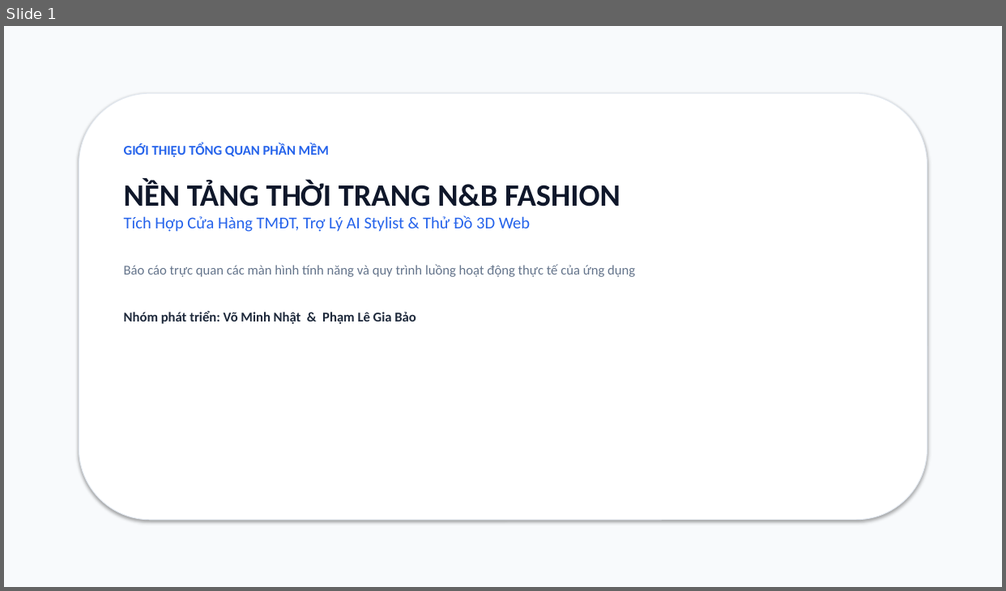
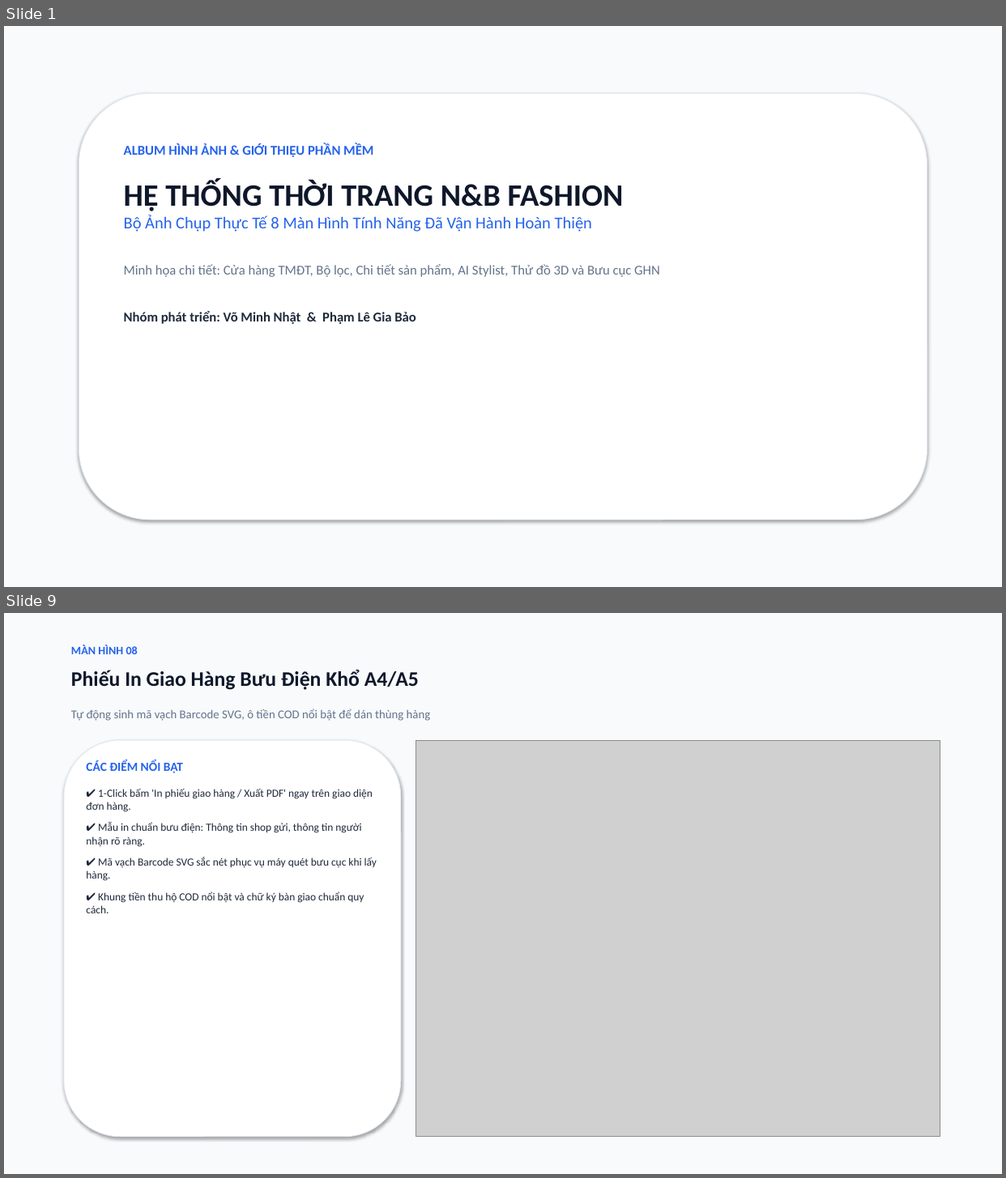
Before and after one commit to baobp14/3d-model-clothing, a slide deck: BaoCao_PhanMem_NB_Fashion.pptx. Shown one above the other, each under a label of ours: slide 1 before the commit, slides 1 and 9 after it; the slides between them are not shown. The pictures are 1006x591 and 1006x1178 pixels, drawn with LibreOffice and Linux fonts; fonts in the diff are those of the drawing; grey boxes stand for pictures. Boxes give left, top, right and bottom in pixels: in the first picture for what was removed or moved away, otherwise in the second. Text is boxed around its words. In the diff, an @@ line names an element or a change of style, - is before the commit and + after.

Commit message:
docs(pptx): synchronize full-image presentation across all pptx files

```diff
--- a/BaoCao_PhanMem_NB_Fashion.pptx
+++ b/BaoCao_PhanMem_NB_Fashion.pptx
@@ slide 9 added at <box>4,613,1002,1174</box>, background #FFFFFF @@
@@ rectangle added at <box>4,613,1002,1174</box>, fill #F8FAFC @@
@@ text added at <box>71,645,138,654</box>, 11 pt, text #2563EB, bold @@
+MÀN HÌNH 08
@@ text added at <box>71,670,419,690</box>, 20 pt, text #0F172A, bold @@
+Phiếu In Giao Hàng Bưu Điện Khổ A4/A5
@@ text added at <box>71,709,431,721</box>, 11.5 pt, text #64748B @@
+Tự động sinh mã vạch Barcode SVG, ô tiền COD nổi bật để dán thùng hàng
@@ rounded rectangle added at <box>64,740,401,1137</box>, fill #FFFFFF, outline #E2E8F0 0.75 pt @@
@@ picture added at <box>415,740,940,1137</box> @@
@@ text added at <box>86,760,377,914</box>, 10.5 pt, text #1E293B @@
+CÁC ĐIỂM NỔI BẬT
+✔ 1-Click bấm 'In phiếu giao hàng / Xuất PDF' ngay trên giao diện đơn hàng.
+✔ Mẫu in chuẩn bưu điện: Thông tin shop gửi, thông tin người nhận rõ ràng.
+✔ Mã vạch Barcode SVG sắc nét phục vụ máy quét bưu cục khi lấy hàng.
+✔ Khung tiền thu hộ COD nổi bật và chữ ký bàn giao chuẩn quy cách.
@@ slide 1 changed as well @@
@@ text at <box>124,144,660,277</box>: text changed; text colour #64748B to #2563EB @@
-GIỚI THIỆU TỔNG QUAN PHẦN MỀM
-NỀN TẢNG THỜI TRANG N&B FASHION
-Tích Hợp Cửa Hàng TMĐT, Trợ Lý AI Stylist & Thử Đồ 3D Web
-Báo cáo trực quan các màn hình tính năng và quy trình luồng hoạt động thực tế của ứng dụng
+ALBUM HÌNH ẢNH & GIỚI THIỆU PHẦN MỀM
+HỆ THỐNG THỜI TRANG N&B FASHION
+Bộ Ảnh Chụp Thực Tế 8 Màn Hình Tính Năng Đã Vận Hành Hoàn Thiện
+Minh họa chi tiết: Cửa hàng TMĐT, Bộ lọc, Chi tiết sản phẩm, AI Stylist, Thử đồ 3D và Bưu cục GHN
```
Also in this commit, not shown: 3 other slides changed, 5 other slides added, 2 slides removed, 1 other file.
